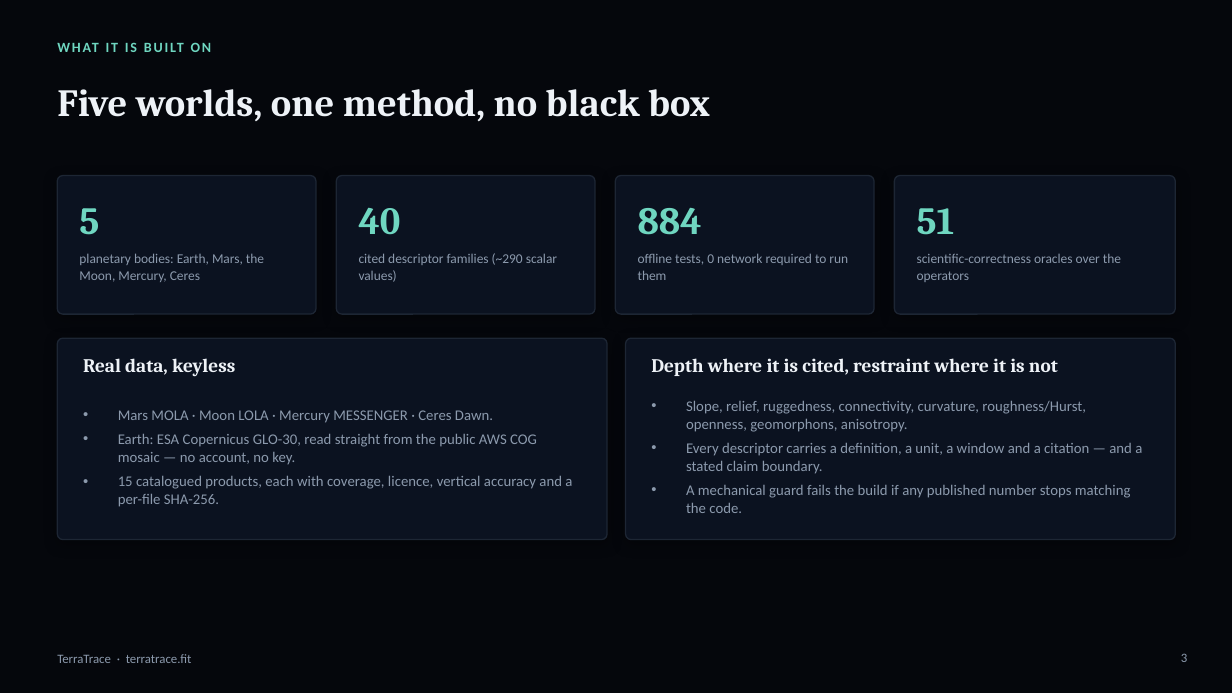
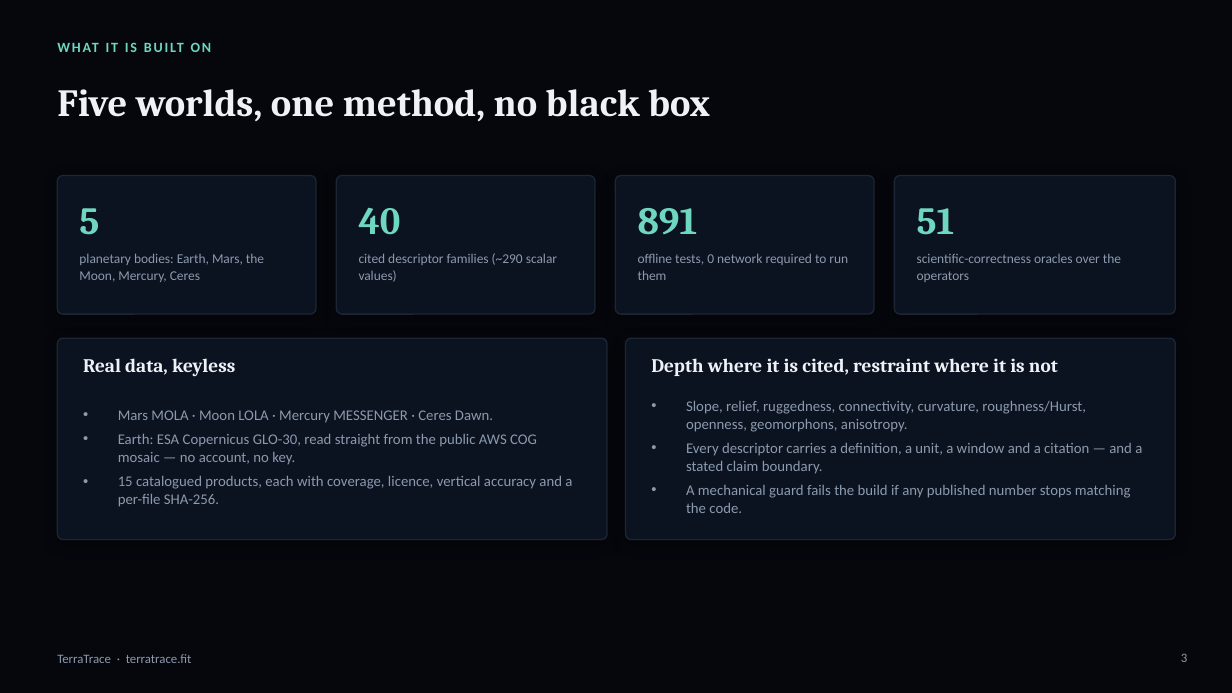
Before and after one commit to pal-123456789/terratrace, a slide deck: slide 3 of TerraTrace-submission.pptx. Drawn at 1232x693 pixels with LibreOffice and Linux fonts; fonts in the diff are those of the drawing. Boxes give left, top, right and bottom in pixels: in the first picture for what was removed or moved away, otherwise in the second. Text is boxed around its words. In the diff, an @@ line names an element or a change of style, - is before the commit and + after.

```diff
--- a/TerraTrace-submission.pptx
+++ b/TerraTrace-submission.pptx
@@ text at [638, 208, 698, 235]: text changed @@
-884
+891
```
Also in this commit, not shown: 1 other slide changed, 4 other files.
